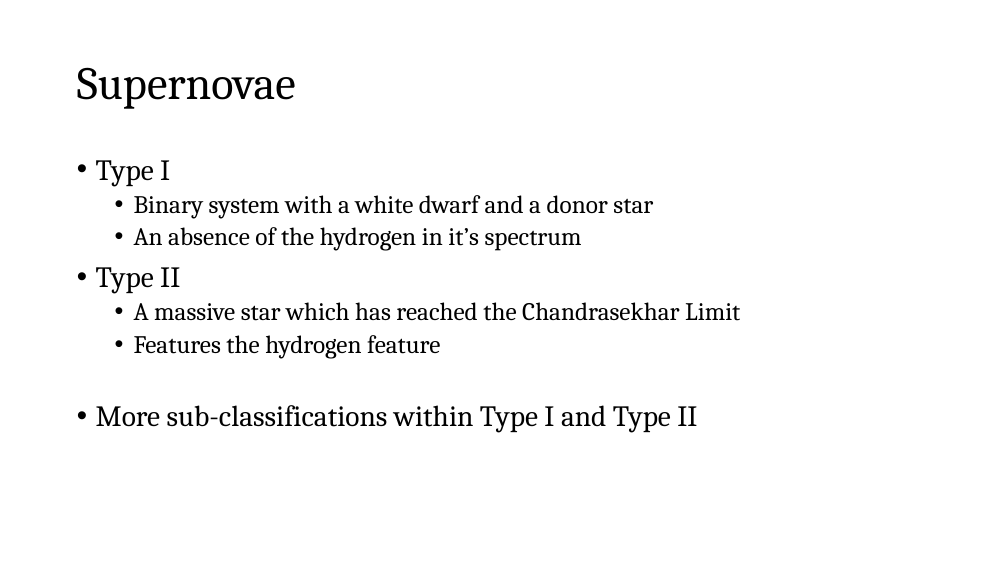
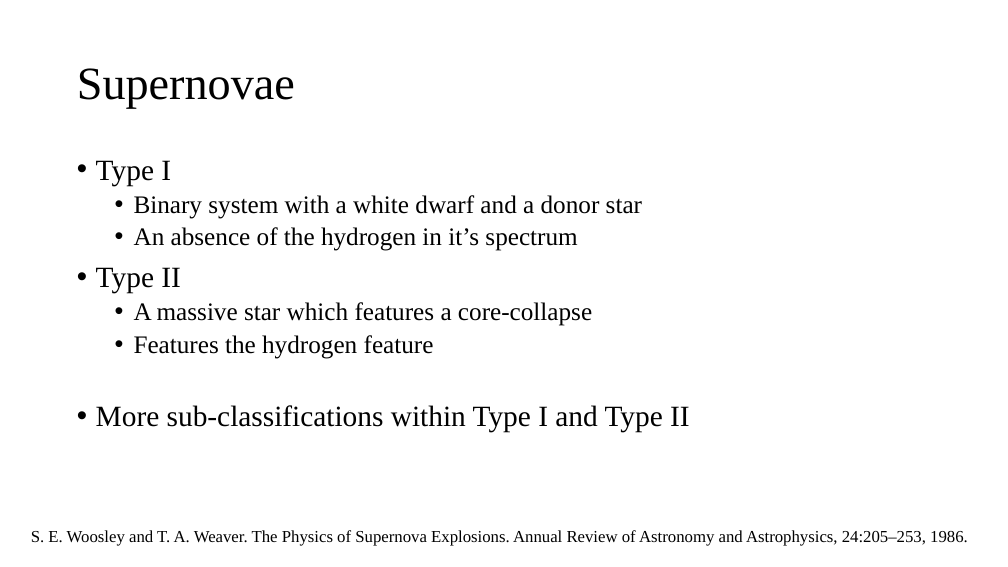
Before and after one commit to cao-jacky/degree_level3, a slide deck: slide 3 of physics_problem_solving/supernova_cosmology_jacky_cao.pptx. Drawn at 1008x567 pixels with LibreOffice and Linux fonts; fonts in the diff are those of the drawing. Boxes give left, top, right and bottom in pixels: in the first picture for what was removed or moved away, otherwise in the second. Text is boxed around its words. In the diff, an @@ line names an element or a change of style, - is before the commit and + after.

```diff
--- a/physics_problem_solving/supernova_cosmology_jacky_cao.pptx
+++ b/physics_problem_solving/supernova_cosmology_jacky_cao.pptx
@@ title "Supernovae" at (77, 68, 295, 109): font Cambria to Times New Roman @@
@@ text at (96, 160, 690, 433): font Cambria to Times New Roman in "Type I", "Binary system with a white dwarf and ...", "An absence of the hydrogen in it’s ...", "Type II" and 2 more places @@
@@ text at (134, 302, 592, 326): text changed; font Cambria to Times New Roman @@
-  • A massive star which has reached the Chandrasekhar Limit
+  • A massive star which features a core-collapse
@@ text added at (31, 530, 968, 546), 16 pt, text #000000 @@
+S. E. Woosley and T. A. Weaver. The Physics of Supernova Explosions. Annual Review of Astronomy and Astrophysics, 24:205–253, 1986.
```
Also in this commit, not shown: 2 other slides changed, 3 slides added.
